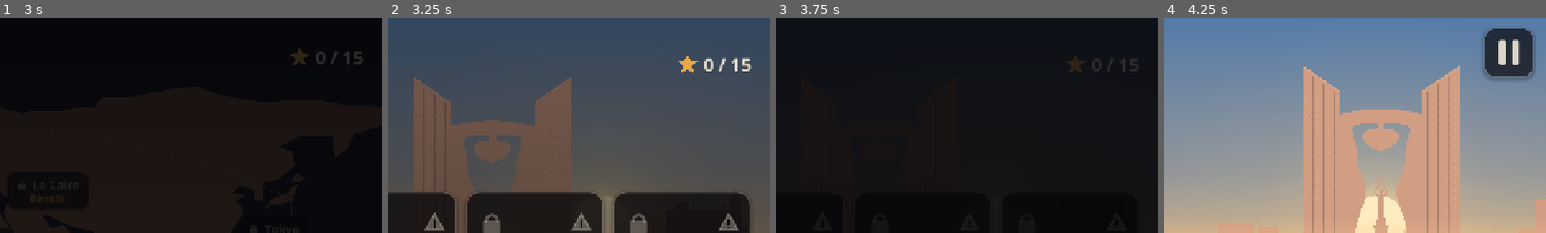
Above: before the commit, frames 1-4 (left to right).
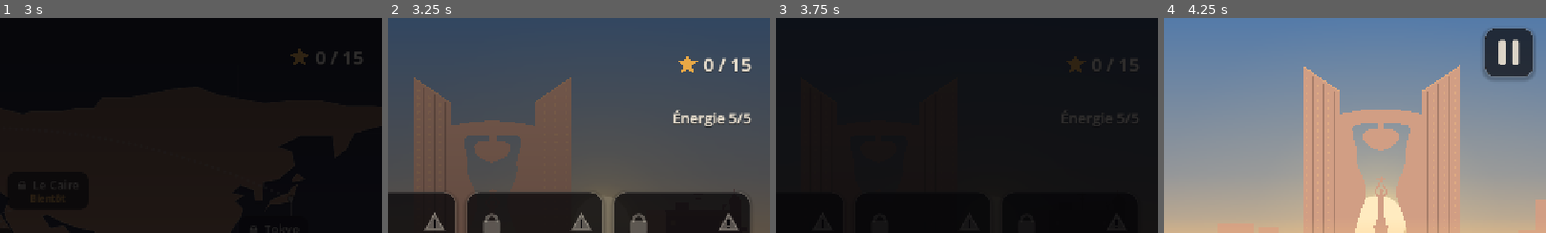
Above: after the commit, the same moments.

Repository: ADIBOLOGottlieb/Edu
Game: Godot game, scene res://src/ui/menus/main_menu.tscn
The game is run twice, just before and just after one commit, with the same random seed, the same clock (stepped at 60 frames per second) and the same inputs.
Inputs (mouse positions are % of the whole screen's width and height, from its top left):
- Up to frame 1 (3 s): click "JOUER" at 0.5 s; click (10, 30) at 1.25 s; click (10, 30) at 2 s; click (38, 74) at 2.75 s
- Up to frame 2 (3.25 s): no input
- Up to frame 3 (3.75 s): click (11, 65) at 3.5 s
- Up to frame 4 (4.25 s): no input
The pictures show only the part of the screen within x 50-100%, y 0-50%; the shares and areas given below are measured in that part.

Frame 1 is identical in both runs. In frame 2, 0.6% of the frame differs, in the area x 74-96%, y 42-52%; in frame 3, 0.2%; in frame 4, nothing differs.

Commit message:
M9 : énergie par parcours (tickets, morts gratuites, ticket rendu à l'arrivée), APK 0.0.5
5 tickets, 1 toutes les 72 min ; un parcours pas encore réussi coûte un
ticket, rendu à l'arrivée ; morts, captures et « Recommencer » gratuits ;
parcours réussis rejouables gratuitement ; horloge reculée sans effet.
EnergyMeter, AttemptService, écran de ville. ADR-049. 348/348 tests.

Co-Authored-By: Claude Opus 5.5 <noreply@anthropic.com>

Diff:
--- a/src/autoload/attempt_service.gd
+++ b/src/autoload/attempt_service.gd
@@ -1,5 +1,75 @@
+class_name AttemptServiceNode
 extends Node
-## AttemptService — échecs du mode course et période de récupération de 6 h
-## (définition d'un échec : docs/GAME_RULES.md). Indépendant de la santé du
-## personnage et de la progression de l'histoire.
-## Statut : squelette (M0). Implémentation prévue au jalon M9.
+## Autoload « AttemptService » — énergie du mode course par parcours (ADR-049,
+## EnergyMeter), section « attempts » de la sauvegarde. Un parcours déjà réussi
+## se rejoue gratuitement ; un nouveau parcours coûte un ticket, rendu à l'arrivée.
+## Indépendant de la santé du personnage et de l'histoire.
+
+signal changed()
+
+enum Start { FREE, TICKET, EMPTY }
+
+## Paramètre SceneRouter transmis au niveau : vrai si un ticket a été dépensé.
+const TICKET_PARAM: String = "ticket"
+
+var meter: EnergyMeter = EnergyMeter.new()
+## Horloge UTC en secondes (remplaçable dans les tests).
+var clock: Callable = func() -> int: return int(Time.get_unix_time_from_system())
+
+
+func _ready() -> void:
+	reload()
+
+
+func now() -> int:
+	return int(clock.call())
+
+
+func reload() -> void:
+	var save_service: SaveServiceNode = get_node_or_null(^"/root/SaveService") as SaveServiceNode
+	var saved: Dictionary = save_service.section("attempts") if save_service != null else {}
+	meter = EnergyMeter.new()
+	meter.from_dict(saved, now())
+	changed.emit()
+
+
+func save() -> void:
+	var save_service: SaveServiceNode = get_node_or_null(^"/root/SaveService") as SaveServiceNode
+	if save_service != null:
+		save_service.set_section("attempts", meter.to_dict())
+
+
+func tickets() -> int:
+	meter.refresh(now())
+	return meter.tickets
+
+
+func seconds_to_next() -> int:
+	return meter.seconds_to_next(now())
+
+
+## Départ d'un parcours : gratuit s'il est déjà réussi, sinon un ticket (ou refus).
+func request_start(already_completed: bool) -> Start:
+	if already_completed:
+		return Start.FREE
+	if not meter.spend(now()):
+		return Start.EMPTY
+	save()
+	changed.emit()
+	return Start.TICKET
+
+
+## Arrivée d'un parcours payé d'un ticket : le ticket est rendu.
+func refund() -> void:
+	meter.refund(now())
+	save()
+	changed.emit()
+
+
+## « Énergie 4/5 · +1 dans 1 h 12 ».
+func status_text() -> String:
+	var text: String = "Énergie %d/%d" % [tickets(), EnergyMeter.MAX_TICKETS]
+	var wait: int = seconds_to_next()
+	if wait > 0:
+		text += "  ·  +1 dans %s" % EnergyMeter.format_wait(wait)
+	return text
--- /dev/null
+++ b/src/core/energy/energy_meter.gd
@@ -0,0 +1,99 @@
+class_name EnergyMeter
+extends RefCounted
+## Énergie du mode course (ADR-049), logique pure : des tickets. Lancer un
+## parcours pas encore réussi coûte 1 ticket ; mourir et repartir au point de
+## contrôle est gratuit ; l'arrivée rend le ticket (seuls les abandons coûtent).
+## 1 ticket revient toutes les REGEN_SECONDS tant qu'on est sous MAX_TICKETS.
+## Le temps est en secondes UTC fournies par l'appelant (horloge injectable).
+## Horloge reculée : aucun temps accordé, le temps restant est conservé.
+
+const MAX_TICKETS: int = 5
+const REGEN_SECONDS: int = 72 * 60
+## Plafond des tickets en réserve (achats, cadeaux), au-delà de la recharge.
+const MAX_STORED: int = 99
+
+var tickets: int = MAX_TICKETS
+## Début de la recharge en cours (UTC) ; 0 = plein, pas de recharge.
+var regen_from: int = 0
+## Dernier instant vu (UTC), pour détecter une horloge reculée.
+var last_seen: int = 0
+
+
+## Met à jour la recharge jusqu'à `now`.
+func refresh(now: int) -> void:
+	if last_seen > 0 and now < last_seen:
+		# Horloge reculée : on décale le départ de la recharge, aucun temps gagné.
+		if regen_from > 0:
+			regen_from -= last_seen - now
+	last_seen = now
+	if tickets >= MAX_TICKETS:
+		regen_from = 0
+		return
+	if regen_from <= 0:
+		regen_from = now
+		return
+	var gained: int = (now - regen_from) / REGEN_SECONDS
+	if gained <= 0:
+		return
+	tickets = mini(MAX_TICKETS, tickets + gained)
+	regen_from = 0 if tickets >= MAX_TICKETS else regen_from + gained * REGEN_SECONDS
+
+
+func can_spend(now: int) -> bool:
+	refresh(now)
+	return tickets > 0
+
+
+## Retire un ticket (départ d'un parcours). Faux s'il n'y en a plus.
+func spend(now: int) -> bool:
+	refresh(now)
+	if tickets <= 0:
+		return false
+	tickets -= 1
+	if tickets < MAX_TICKETS and regen_from <= 0:
+		regen_from = now
+	return true
+
+
+## Rend un ticket (arrivée du parcours).
+func refund(now: int) -> void:
+	add(1, now)
+
+
+## Ajoute des tickets (remboursement, récompense ; achat validé plus tard, M12).
+func add(count: int, now: int) -> void:
+	refresh(now)
+	tickets = clampi(tickets + count, 0, MAX_STORED)
+	if tickets >= MAX_TICKETS:
+		regen_from = 0
+
+
+## Secondes avant le prochain ticket (0 si plein).
+func seconds_to_next(now: int) -> int:
+	refresh(now)
+	if tickets >= MAX_TICKETS:
+		return 0
+	return maxi(0, REGEN_SECONDS - (now - regen_from))
+
+
+func to_dict() -> Dictionary:
+	return {"tickets": tickets, "regen_from": regen_from, "last_seen": last_seen}
+
+
+## Charge en bornant les valeurs (sauvegarde abîmée → valeur sûre la plus proche).
+func from_dict(data: Dictionary, now: int) -> void:
+	tickets = clampi(int(data.get("tickets", MAX_TICKETS)), 0, MAX_STORED)
+	last_seen = clampi(int(data.get("last_seen", 0)), 0, now)
+	regen_from = clampi(int(data.get("regen_from", 0)), 0, now)
+	if tickets >= MAX_TICKETS:
+		regen_from = 0
+	refresh(now)
+
+
+## « 1 h 12 », « 52 min », « 30 s ».
+static func format_wait(seconds: int) -> String:
+	if seconds >= 3600:
+		return "%d h %02d" % [seconds / 3600, (seconds % 3600) / 60]
+	if seconds >= 60:
+		return "%d min" % ceili(seconds / 60.0)
+	return "%d s" % seconds
--- a/src/gameplay/level/route_session.gd
+++ b/src/gameplay/level/route_session.gd
@@ -16,6 +16,8 @@
 
 var last_result: Dictionary = {}
 
+var _refunded: bool = false
+
 
 func _ready() -> void:
 	if runner != null:
@@ -27,10 +29,23 @@
 	if route == null:
 		return
 	last_result = build_result(route)
+	refund_ticket()
 	await get_tree().create_timer(END_DELAY).timeout
 	var router: SceneRouterNode = get_node_or_null(^"/root/SceneRouter") as SceneRouterNode
 	if router != null and ResourceLoader.exists(RESULT_SCENE):
 		router.go_to(RESULT_SCENE, {"result": last_result})
+
+
+## Arrivée : le ticket d'énergie dépensé au départ est rendu (ADR-049).
+## Faux si le parcours était gratuit (déjà réussi) ou déjà remboursé.
+func refund_ticket() -> bool:
+	var router: SceneRouterNode = get_node_or_null(^"/root/SceneRouter") as SceneRouterNode
+	var attempts: AttemptServiceNode = get_node_or_null(^"/root/AttemptService") as AttemptServiceNode
+	if _refunded or router == null or attempts == null or not bool(router.param(AttemptServiceNode.TICKET_PARAM, false)):
+		return false
+	_refunded = true
+	attempts.refund()
+	return true
 
 
 ## Enregistre l'arrivée et décrit le résultat (testable sans changer de scène).
--- a/src/ui/hud/pause_menu.gd
+++ b/src/ui/hud/pause_menu.gd
@@ -92,10 +92,13 @@
 		open()
 
 
-## Relance le même parcours (paramètre route_index conservé).
+## Relance le même parcours (route_index conservé) ; même tentative : le ticket
+## d'énergie éventuel reste engagé et sera rendu à l'arrivée (ADR-049).
 func restart() -> void:
 	var scene: String = _current_scene_path()
-	_navigate(scene, {"route_index": runner.route_index if runner != null else 0})
+	var router: SceneRouterNode = get_node_or_null(^"/root/SceneRouter") as SceneRouterNode
+	var ticket: bool = bool(router.param(AttemptServiceNode.TICKET_PARAM, false)) if router != null else false
+	_navigate(scene, {"route_index": runner.route_index if runner != null else 0, AttemptServiceNode.TICKET_PARAM: ticket})
 
 
 func to_map() -> void:
--- a/src/ui/menus/city_screen.gd
+++ b/src/ui/menus/city_screen.gd
@@ -20,6 +20,12 @@
 var world_city: WorldCity
 var city: CityDefinition
 var route_cards: Array[Button] = []
+## « Énergie 4/5 · +1 dans 1 h 12 », mis à jour chaque seconde.
+var energy_label: Label
+## Message quand l’énergie manque.
+var energy_message: Label
+
+var _energy_tick: float = 0.0
 
 var _progression: Progression
 
@@ -68,6 +74,17 @@
 	stars_box.add_child(total)
 	header.add_child(stars_box)
 
+	energy_label = MenuStyle.label("", 24, MenuStyle.CREAM, true)
+	energy_label.name = "Energy"
+	energy_label.horizontal_alignment = HORIZONTAL_ALIGNMENT_RIGHT
+	column.add_child(energy_label)
+	energy_message = MenuStyle.label("", 22, MenuStyle.ACCENT, true)
+	energy_message.name = "EnergyMessage"
+	energy_message.horizontal_alignment = HORIZONTAL_ALIGNMENT_RIGHT
+	column.add_child(energy_message)
+	energy_refused.connect(_on_energy_refused)
+	_refresh_energy()
+
 	var spacer: Control = Control.new()
 	spacer.size_flags_vertical = Control.SIZE_EXPAND_FILL
 	spacer.mouse_filter = Control.MOUSE_FILTER_IGNORE
@@ -100,12 +117,31 @@
 	return _progression.is_route_unlocked(city, index)
 
 
-## Lance le parcours n° index s'il est débloqué.
+## Lance le parcours n° index s'il est débloqué (énergie : launch_route).
 func play_route(index: int) -> void:
 	if not is_route_open(index):
 		return
-	route_selected.emit(index)
-	go_to(CITY_SCENES.get(city_id, CITY_SCENES[DEFAULT_CITY]) as String, {"route_index": index})
+	if launch_route(city, index):
+		route_selected.emit(index)
+
+
+func _process(delta: float) -> void:
+	_energy_tick += delta
+	if _energy_tick >= 1.0:
+		_energy_tick = 0.0
+		_refresh_energy()
+
+
+func _refresh_energy() -> void:
+	var attempts: AttemptServiceNode = get_node_or_null(^"/root/AttemptService") as AttemptServiceNode
+	if energy_label != null and attempts != null:
+		energy_label.text = attempts.status_text()
+
+
+func _on_energy_refused() -> void:
+	var attempts: AttemptServiceNode = get_node_or_null(^"/root/AttemptService") as AttemptServiceNode
+	var wait: String = EnergyMeter.format_wait(attempts.seconds_to_next()) if attempts != null else ""
+	energy_message.text = "Plus d'énergie : prochain ticket dans %s. Les parcours réussis se rejouent gratuitement." % wait
 
 
 func back() -> void:
--- a/src/ui/menus/menu_screen.gd
+++ b/src/ui/menus/menu_screen.gd
@@ -9,6 +9,8 @@
 ## use_router = false pour ne pas changer de scène).
 
 signal navigation_requested(scene_path: String, params: Dictionary)
+## Départ refusé : plus d’énergie (ADR-049).
+signal energy_refused()
 
 const MAIN_MENU: String = "res://src/ui/menus/main_menu.tscn"
 const WORLD_MAP: String = "res://src/ui/menus/world_map.tscn"
@@ -132,6 +134,21 @@
 	return load(WORLD_MAP_DATA) as WorldMap
 
 
+## Lance le parcours n° index de la ville : gratuit s’il est déjà réussi, sinon
+## un ticket d’énergie (rendu à l’arrivée). Faux si l’énergie manque.
+func launch_route(city_def: CityDefinition, index: int) -> bool:
+	var route: CityRoute = city_def.routes[index]
+	var completed: bool = current_progression().is_completed(route.id)
+	var attempts: AttemptServiceNode = get_node_or_null(^"/root/AttemptService") as AttemptServiceNode
+	var start: AttemptServiceNode.Start = attempts.request_start(completed) if attempts != null else AttemptServiceNode.Start.FREE
+	if start == AttemptServiceNode.Start.EMPTY:
+		energy_refused.emit()
+		return false
+	var scene: String = CityScreen.CITY_SCENES.get(city_def.id, LOME_RUN) as String
+	go_to(scene, {"route_index": index, AttemptServiceNode.TICKET_PARAM: start == AttemptServiceNode.Start.TICKET})
+	return true
+
+
 static func current_progression() -> Progression:
 	var tree: SceneTree = Engine.get_main_loop() as SceneTree
 	var profile: ProfileServiceNode = tree.root.get_node_or_null(^"ProfileService") as ProfileServiceNode if tree != null else null
--- a/src/ui/menus/result_screen.gd
+++ b/src/ui/menus/result_screen.gd
@@ -156,8 +156,9 @@
 
 
 func _play(index: int) -> void:
-	var scene: String = CityScreen.CITY_SCENES.get(_city.id, MenuScreen.LOME_RUN) as String
-	go_to(scene, {"route_index": index})
+	# Plus d’énergie : retour à l’écran de la ville, qui affiche l’attente.
+	if not launch_route(_city, index):
+		back()
 
 
 ## Les étoiles gagnées apparaissent l'une après l'autre (grossissement élastique).
--- /dev/null
+++ b/tests/integration/test_energy_flow.gd
@@ -0,0 +1,120 @@
+extends GutTest
+## Énergie par parcours dans les vrais écrans (ADR-049) : un nouveau parcours
+## coûte un ticket, l'énergie vide bloque le départ avec un message, un parcours
+## réussi se rejoue gratuitement, l'arrivée rend le ticket, « Recommencer »
+## garde le même ticket, la sauvegarde conserve l'énergie. Horloge fixe et
+## sauvegarde isolée (jamais celle du joueur).
+
+const DIR: String = "user://test_saves/energy"
+const LOME: String = "res://data/cities/lome.tres"
+const T0: int = 1_800_000_000
+
+var _save: SaveServiceNode
+var _profile: ProfileServiceNode
+var _attempts: AttemptServiceNode
+var _router: SceneRouterNode
+var _now: int = T0
+
+
+func before_all() -> void:
+	_save = get_node(^"/root/SaveService") as SaveServiceNode
+	_profile = get_node(^"/root/ProfileService") as ProfileServiceNode
+	_attempts = get_node(^"/root/AttemptService") as AttemptServiceNode
+	_router = get_node(^"/root/SceneRouter") as SceneRouterNode
+
+
+func before_each() -> void:
+	DirAccess.make_dir_recursive_absolute(DIR)
+	for file: String in DirAccess.get_files_at(DIR):
+		DirAccess.remove_absolute(DIR.path_join(file))
+	_save.use_store(SaveStore.new(DIR, "save.json"))
+	_profile.reload()
+	_profile.progression.routes = {}
+	_now = T0
+	_attempts.clock = func() -> int: return _now
+	_attempts.reload()
+
+
+func after_all() -> void:
+	for file: String in DirAccess.get_files_at(DIR):
+		DirAccess.remove_absolute(DIR.path_join(file))
+	_attempts.clock = func() -> int: return int(Time.get_unix_time_from_system())
+	_save.reload()
+	_profile.reload()
+	_attempts.reload()
+
+
+func _city_screen() -> CityScreen:
+	var screen: CityScreen = (load(MenuScreen.CITY_SCREEN) as PackedScene).instantiate() as CityScreen
+	screen.use_router = false
+	screen.city_id = &"lome"
+	add_child_autofree(screen)
+	return screen
+
+
+func test_new_route_costs_a_ticket_and_empty_blocks_with_a_message() -> void:
+	var screen: CityScreen = _city_screen()
+	var launches: Array[Dictionary] = []
+	screen.navigation_requested.connect(func(_path: String, params: Dictionary) -> void: launches.append(params))
+	assert_eq(screen.energy_label.text, "Énergie 5/5")
+	for i: int in 5:
+		screen.play_route(0)
+	assert_eq(launches.size(), 5)
+	assert_true(bool(launches[0][AttemptServiceNode.TICKET_PARAM]), "ticket dépensé")
+	assert_eq(_attempts.tickets(), 0)
+	screen.play_route(0)
+	assert_eq(launches.size(), 5, "plus d'énergie : pas de départ")
+	assert_string_contains(screen.energy_message.text, "1 h 12")
+	_now += EnergyMeter.REGEN_SECONDS
+	screen.play_route(0)
+	assert_eq(launches.size(), 6, "un ticket revenu après 72 min")
+
+
+func test_completed_route_replays_for_free() -> void:
+	var route: CityRoute = (load(LOME) as CityDefinition).routes[0]
+	_profile.progression.record_finish(route.id, 30.0, 1, route.par_time)
+	for i: int in 5:
+		_attempts.request_start(false)
+	var screen: CityScreen = _city_screen()
+	var launches: Array[Dictionary] = []
+	screen.navigation_requested.connect(func(_path: String, params: Dictionary) -> void: launches.append(params))
+	screen.play_route(0)
+	assert_eq(launches.size(), 1, "parcours réussi : gratuit même sans énergie")
+	assert_false(bool(launches[0][AttemptServiceNode.TICKET_PARAM]))
+	screen.play_route(1)
+	assert_eq(launches.size(), 1, "nouveau parcours : il faut un ticket")
+
+
+func test_finish_refunds_once_and_energy_survives_reload() -> void:
+	assert_eq(_attempts.request_start(false), AttemptServiceNode.Start.TICKET)
+	assert_eq(_attempts.tickets(), 4)
+	_router._params = {"route_index": 0, AttemptServiceNode.TICKET_PARAM: true}
+	var session: RouteSession = RouteSession.new()
+	add_child_autofree(session)
+	assert_true(session.refund_ticket(), "arrivée : ticket rendu")
+	assert_false(session.refund_ticket(), "une seule fois")
+	assert_eq(_attempts.tickets(), 5)
+	_attempts.request_start(false)
+	_attempts.request_start(false)
+	await wait_process_frames(2)
+	_save.reload()
+	_attempts.reload()
+	assert_eq(_attempts.tickets(), 3, "énergie sauvegardée")
+	_router._params = {}
+
+
+func test_free_run_is_not_refunded_and_restart_keeps_the_ticket() -> void:
+	_router._params = {"route_index": 2, AttemptServiceNode.TICKET_PARAM: false}
+	var session: RouteSession = RouteSession.new()
+	add_child_autofree(session)
+	assert_false(session.refund_ticket(), "parcours gratuit : rien à rendre")
+	_router._params = {"route_index": 2, AttemptServiceNode.TICKET_PARAM: true}
+	var pause: PauseMenu = PauseMenu.new()
+	pause.use_router = false
+	add_child_autofree(pause)
+	var sent: Array[Dictionary] = []
+	pause.navigation_requested.connect(func(_path: String, params: Dictionary) -> void: sent.append(params))
+	pause.restart()
+	assert_true(bool(sent[0][AttemptServiceNode.TICKET_PARAM]), "Recommencer : même ticket")
+	assert_eq(_attempts.tickets(), 5, "Recommencer ne coûte rien")
+	_router._params = {}
--- a/tests/integration/test_menus.gd
+++ b/tests/integration/test_menus.gd
@@ -24,6 +24,7 @@
 	_save.use_store(SaveStore.new(SAVE_DIR, "save.json"))
 	_profile.reload()
 	_settings.reload()
+	(get_node(^"/root/AttemptService") as AttemptServiceNode).reload()
 
 
 func before_each() -> void:
@@ -40,6 +41,7 @@
 	_save.use_store(SaveStore.new())
 	_profile.reload()
 	_settings.reload()
+	(get_node(^"/root/AttemptService") as AttemptServiceNode).reload()
 
 
 func _screen(path: String) -> MenuScreen:
@@ -151,7 +153,8 @@
 	screen.play_route(2)
 	assert_signal_not_emitted(screen, "navigation_requested", "parcours verrouillé")
 	screen.route_cards[0].pressed.emit()
-	assert_signal_emitted_with_parameters(screen, "navigation_requested", [MenuScreen.LOME_RUN, {"route_index": 0}])
+	# Nouveau parcours : un ticket d'énergie est dépensé (ADR-049).
+	assert_signal_emitted_with_parameters(screen, "navigation_requested", [MenuScreen.LOME_RUN, {"route_index": 0, "ticket": true}])
 
 
 func test_city_screen_unlocks_the_next_route_after_a_finish() -> void:
@@ -198,9 +201,10 @@
 	assert_true(screen.next_button.visible, "parcours suivant débloqué")
 	watch_signals(screen)
 	screen.replay_button.pressed.emit()
-	assert_signal_emitted_with_parameters(screen, "navigation_requested", [MenuScreen.LOME_RUN, {"route_index": 0}])
+	# Parcours réussi : rejoué gratuitement ; parcours suivant : un ticket (ADR-049).
+	assert_signal_emitted_with_parameters(screen, "navigation_requested", [MenuScreen.LOME_RUN, {"route_index": 0, "ticket": false}])
 	screen.next_button.pressed.emit()
-	assert_signal_emitted_with_parameters(screen, "navigation_requested", [MenuScreen.LOME_RUN, {"route_index": 1}])
+	assert_signal_emitted_with_parameters(screen, "navigation_requested", [MenuScreen.LOME_RUN, {"route_index": 1, "ticket": true}])
 	screen.map_button.pressed.emit()
 	assert_signal_emitted_with_parameters(screen, "navigation_requested", [MenuScreen.WORLD_MAP, {}])
 
@@ -298,7 +302,7 @@
 	pause.open()
 	pause.restart_button.pressed.emit()
 	var params: Array = get_signal_parameters(pause, "navigation_requested")
-	assert_eq(params[1], {"route_index": 0})
+	assert_eq(params[1], {"route_index": 0, "ticket": false}, "même tentative, même ticket (ADR-049)")
 	assert_false(get_tree().paused)
 
 
--- /dev/null
+++ b/tests/unit/test_energy_meter.gd
@@ -0,0 +1,98 @@
+extends GutTest
+## Énergie par parcours (ADR-049) : dépense, remboursement à l'arrivée, recharge
+## 1 ticket / 72 min, plein, horloge reculée, sauvegarde abîmée, affichage.
+
+const T0: int = 1_800_000_000
+const R: int = EnergyMeter.REGEN_SECONDS
+
+
+func test_starts_full_and_spends() -> void:
+	var meter: EnergyMeter = EnergyMeter.new()
+	assert_eq(meter.tickets, EnergyMeter.MAX_TICKETS)
+	assert_eq(meter.seconds_to_next(T0), 0, "plein : pas de recharge")
+	assert_true(meter.spend(T0))
+	assert_eq(meter.tickets, 4)
+	assert_eq(meter.seconds_to_next(T0), R)
+
+
+func test_empty_refuses() -> void:
+	var meter: EnergyMeter = EnergyMeter.new()
+	for i: int in 5:
+		assert_true(meter.spend(T0))
+	assert_false(meter.can_spend(T0))
+	assert_false(meter.spend(T0 + 10))
+	assert_eq(meter.tickets, 0)
+
+
+func test_finishing_refunds_the_ticket() -> void:
+	var meter: EnergyMeter = EnergyMeter.new()
+	meter.spend(T0)
+	meter.refund(T0 + 120)
+	assert_eq(meter.tickets, 5, "arrivée : ticket rendu")
+	assert_eq(meter.seconds_to_next(T0 + 120), 0, "plein : recharge arrêtée")
+
+
+func test_regen_one_ticket_per_72_minutes() -> void:
+	var meter: EnergyMeter = EnergyMeter.new()
+	for i: int in 5:
+		meter.spend(T0)
+	meter.refresh(T0 + R - 1)
+	assert_eq(meter.tickets, 0)
+	meter.refresh(T0 + R)
+	assert_eq(meter.tickets, 1)
+	assert_eq(meter.seconds_to_next(T0 + R + 60), R - 60, "la recharge suivante continue")
+	meter.refresh(T0 + 3 * R + 30)
+	assert_eq(meter.tickets, 3)
+	meter.refresh(T0 + 100 * R)
+	assert_eq(meter.tickets, EnergyMeter.MAX_TICKETS, "jamais au-delà du plein par la recharge")
+
+
+func test_six_hours_refill_from_empty() -> void:
+	var meter: EnergyMeter = EnergyMeter.new()
+	for i: int in 5:
+		meter.spend(T0)
+	meter.refresh(T0 + 6 * 3600)
+	assert_eq(meter.tickets, 5, "5 × 72 min = 6 h")
+
+
+func test_clock_moved_back_gives_no_time() -> void:
+	var meter: EnergyMeter = EnergyMeter.new()
+	meter.spend(T0)
+	meter.refresh(T0 + 1000)
+	var left: int = meter.seconds_to_next(T0 + 1000)
+	meter.refresh(T0 - 50_000)
+	assert_eq(meter.seconds_to_next(T0 - 50_000), left, "temps restant conservé")
+	meter.refresh(T0 - 50_000 + left)
+	assert_eq(meter.tickets, 5, "le temps compte de nouveau après le recul")
+
+
+func test_extra_tickets_above_max_and_clamping() -> void:
+	var meter: EnergyMeter = EnergyMeter.new()
+	meter.add(3, T0)
+	assert_eq(meter.tickets, 8, "achat / récompense : au-delà du plein")
+	assert_true(meter.spend(T0))
+	assert_eq(meter.seconds_to_next(T0), 0, "encore au-dessus du plein : pas de recharge")
+	meter.add(500, T0)
+	assert_eq(meter.tickets, EnergyMeter.MAX_STORED)
+
+
+func test_round_trip_and_bad_save() -> void:
+	var meter: EnergyMeter = EnergyMeter.new()
+	meter.spend(T0)
+	meter.spend(T0 + 100)
+	var restored: EnergyMeter = EnergyMeter.new()
+	restored.from_dict(JSON.parse_string(JSON.stringify(meter.to_dict())), T0 + R)
+	assert_eq(restored.tickets, 4, "1 ticket revenu pendant l'absence")
+	var bad: EnergyMeter = EnergyMeter.new()
+	bad.from_dict({"tickets": -7, "regen_from": T0 + 9_999_999, "last_seen": "x"}, T0)
+	assert_eq(bad.tickets, 0)
+	assert_true(bad.regen_from <= T0, "départ de recharge jamais dans le futur")
+	bad.from_dict({}, T0)
+	assert_eq(bad.tickets, EnergyMeter.MAX_TICKETS, "section vide : plein")
+
+
+func test_format_wait() -> void:
+	assert_eq(EnergyMeter.format_wait(4320), "1 h 12")
+	assert_eq(EnergyMeter.format_wait(3120), "52 min")
+	assert_eq(EnergyMeter.format_wait(61), "2 min")
+	assert_eq(EnergyMeter.format_wait(30), "30 s")
Not shown, changed: export_presets.cfg
Not shown, added: src/core/energy/energy_meter.gd.uid
Not shown, added: tests/integration/test_energy_flow.gd.uid
Not shown, added: tests/unit/test_energy_meter.gd.uid
Not shown, changed: CHANGELOG.md
Not shown, changed: docs/ARCHITECTURE.md
Not shown, changed: docs/DECISIONS.md
